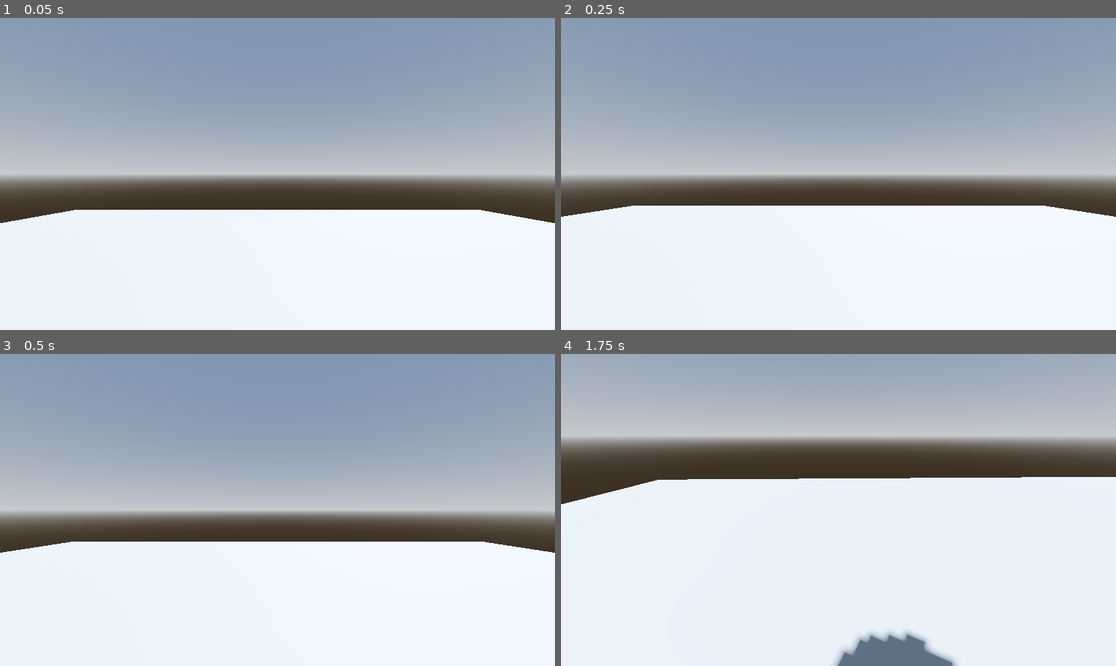
Above: before the commit, frames 1-4 (two rows, left to right).
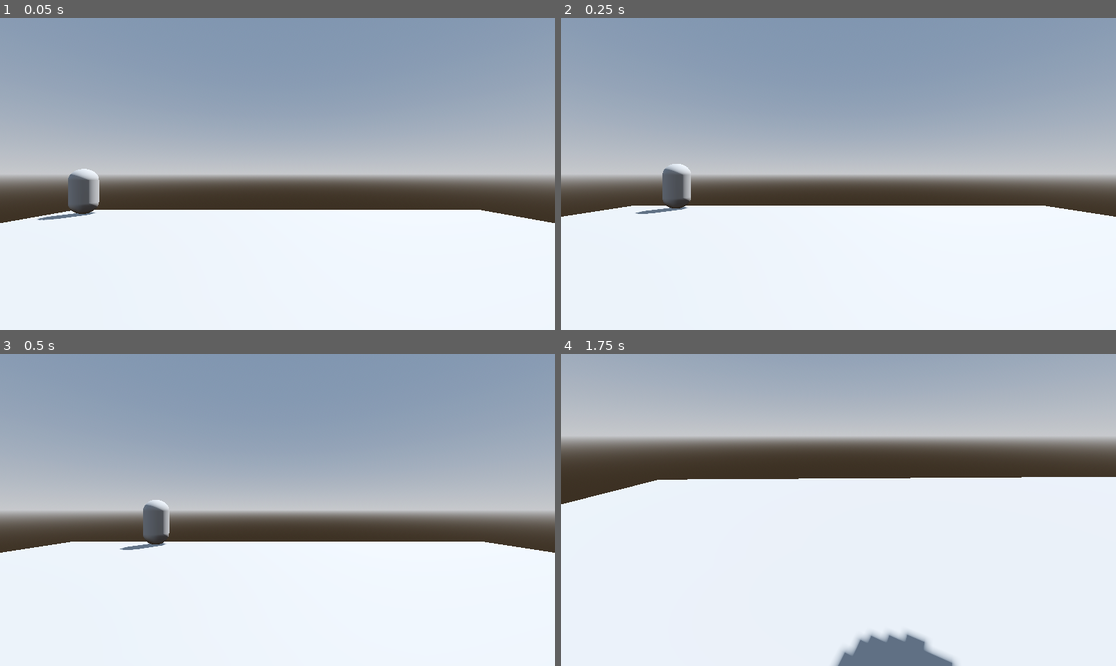
Above: after the commit, the same moments.

Repository: miyo6032/ScreamJam2023
Game: Godot game, scene res://Prototype/Scenes/controller_test.tscn
Same seed, same stepped clock (60 frames per second), same inputs: the game is played once before the commit and once after it. The project has no main scene, so this scene is started directly.
Inputs (mouse positions are in pixels of both pictures, inside the frame that each line leads up to):
- Up to frame 1 (0.05 s): no input
- Up to frame 2 (0.25 s): no input
- Up to frame 3 (0.5 s): no input
- Up to frame 4 (1.75 s): move the mouse to (960, 494) at 0.52 s; hold D (right) 0.53-1.28 s; click (960, 494) at 0.67 s; move the mouse to (810, 510) at 1.27 s; hold W (forward) from 1.28 s (still down)

The runs differ from the first frame. In frame 1, 0.7% of the frame differs, in the area x 6-18%, y 48-65%; in frame 2, 0.6%; in frame 3, 0.6%; in frame 4, nothing differs.

Commit message:
prototype of enemy chasing along a path

Diff:
--- /dev/null
+++ b/Prototype/Scenes/EnemyChasePathTest.gd
@@ -0,0 +1,7 @@
+extends Path3D
+
+@onready var path_follow := $PathFollow3D
+
+func _ready():
+    var tween = get_tree().create_tween()
+    tween.tween_property(path_follow, "progress_ratio", 1, 5.0)
--- a/Prototype/Scenes/controller_test.tscn
+++ b/Prototype/Scenes/controller_test.tscn
@@ -1,6 +1,7 @@
-[gd_scene load_steps=7 format=3 uid="uid://du5in3upgvemd"]
+[gd_scene load_steps=8 format=3 uid="uid://du5in3upgvemd"]
 
-[ext_resource type="PackedScene" uid="uid://cddj0tsvav4kd" path="res://Prototype/Scenes/player.tscn" id="1_td3ss"]
+[ext_resource type="PackedScene" uid="uid://cddj0tsvav4kd" path="res://Prototype/Scenes/player.tscn" id="1_sxf58"]
+[ext_resource type="PackedScene" uid="uid://lmpg8sp7lnpa" path="res://Prototype/Scenes/enemy_chase_path.tscn" id="2_ymkrs"]
 
 [sub_resource type="ProceduralSkyMaterial" id="ProceduralSkyMaterial_3umxk"]
 sky_horizon_color = Color(0.64625, 0.65575, 0.67075, 1)
@@ -38,4 +39,6 @@
 [node name="CollisionShape3D" type="CollisionShape3D" parent="MeshInstance3D/StaticBody3D"]
 shape = SubResource("ConcavePolygonShape3D_xpx42")
 
-[node name="Player" parent="." instance=ExtResource("1_td3ss")]
+[node name="Player" parent="." instance=ExtResource("1_sxf58")]
+
+[node name="EnemyChasePath" parent="." instance=ExtResource("2_ymkrs")]
--- /dev/null
+++ b/Prototype/Scenes/enemy_chase_path.tscn
@@ -0,0 +1,23 @@
+[gd_scene load_steps=4 format=3 uid="uid://lmpg8sp7lnpa"]
+
+[ext_resource type="Script" path="res://Prototype/Scenes/EnemyChasePathTest.gd" id="1_qiwi0"]
+
+[sub_resource type="Curve3D" id="Curve3D_cqgjb"]
+_data = {
+"points": PackedVector3Array(0, 0, 0, 0, 0, 0, -8.87724, 0, -9.07255, 0, 0, 0, 0, 0, 0, -4.41926, 0, -9.07255, 0, 0, 0, 0, 0, 0, -4.61479, 0, -4.30174, 0, 0, 0, 0, 0, 0, 4.53579, 0, -4.53637, 0, 0, 0, 0, 0, 0, 4.53579, 0, 2.85448, 0, 0, 0, 0, 0, 0, 9.03286, 0, 2.93269, 0, 0, 0, 0, 0, 0, 8.75913, 0, 8.60292),
+"tilts": PackedFloat32Array(0, 0, 0, 0, 0, 0, 0)
+}
+point_count = 7
+
+[sub_resource type="CapsuleMesh" id="CapsuleMesh_ddl6g"]
+
+[node name="EnemyChasePath" type="Path3D"]
+curve = SubResource("Curve3D_cqgjb")
+script = ExtResource("1_qiwi0")
+
+[node name="PathFollow3D" type="PathFollow3D" parent="."]
+transform = Transform3D(-4.37111e-08, 0, -0.999994, 0, 1, 0, 0.999994, 0, -4.37111e-08, -8.87724, 0, -9.07255)
+
+[node name="MeshInstance3D" type="MeshInstance3D" parent="PathFollow3D"]
+transform = Transform3D(1, 0, 0, 0, 1, 0, 0, 0, 1, 0, 1, 0)
+mesh = SubResource("CapsuleMesh_ddl6g")
